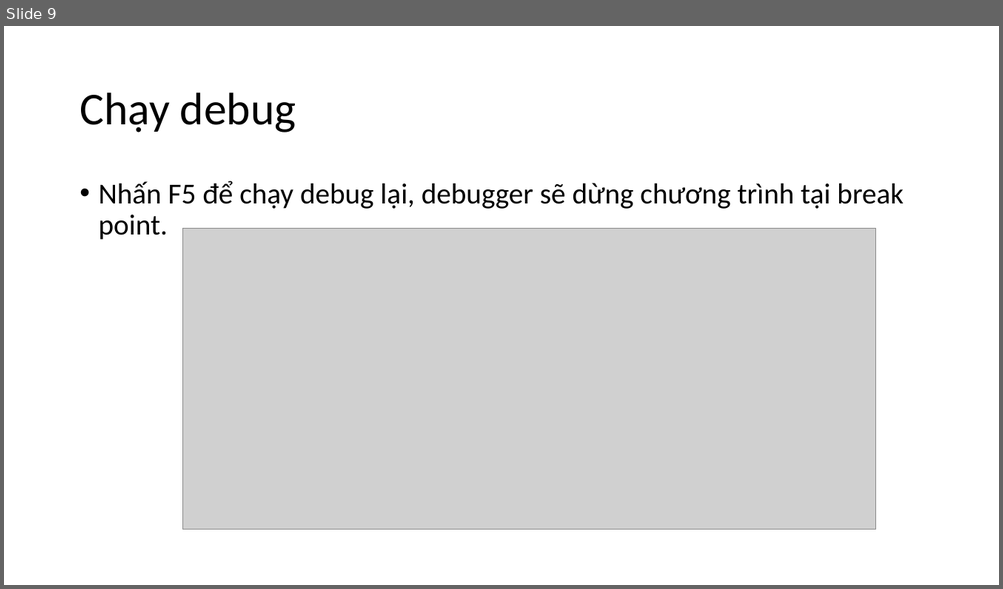
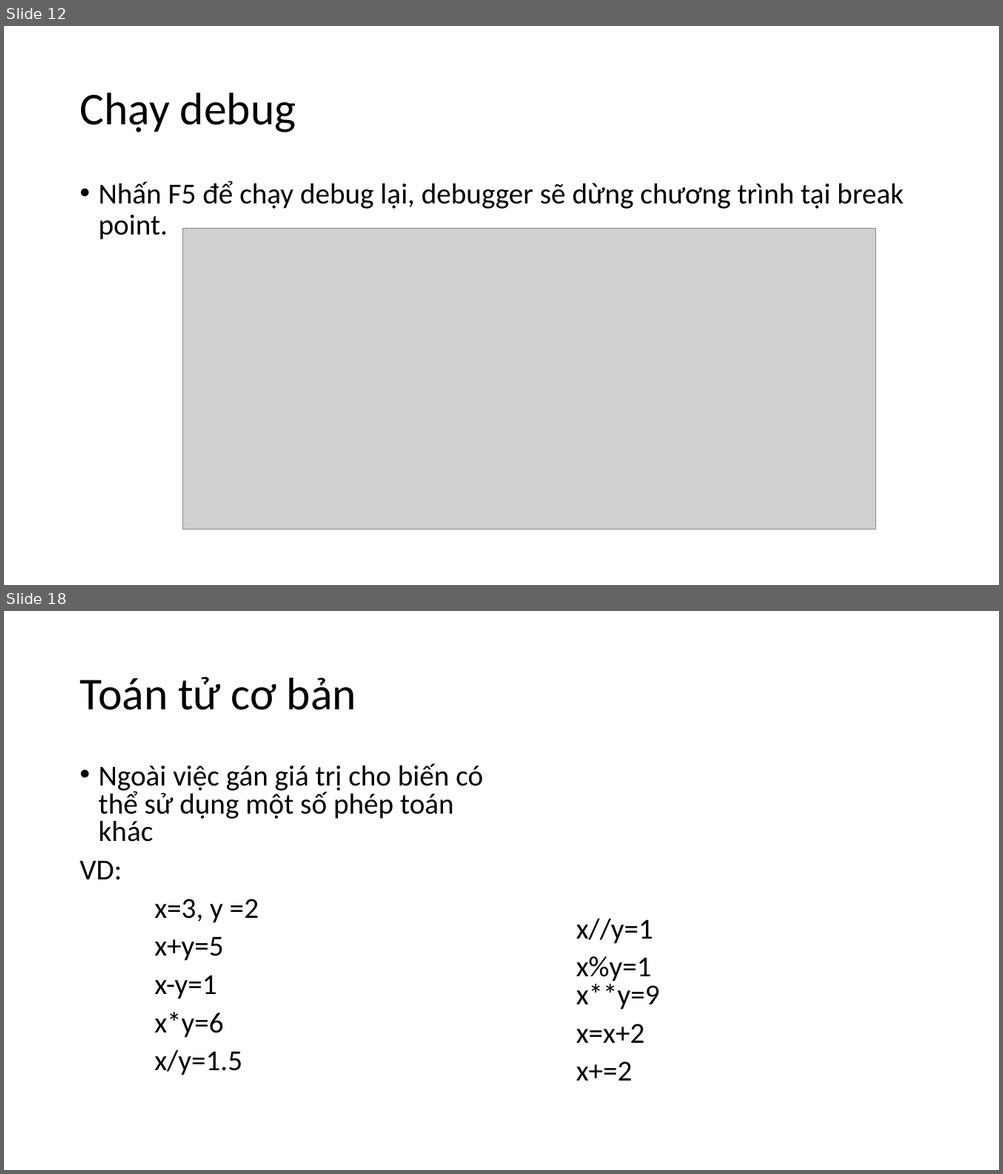
Before and after one commit to levinhhoang16/PyOpenCVCourse, a slide deck: Lecture/PythonCoban.pptx. Shown one above the other, each under a label of ours: slide 9 before the commit, slides 12 and 18 after it; the slides between them are not shown. The pictures are 1003x589 and 1003x1174 pixels, drawn with LibreOffice and Linux fonts; fonts in the diff are those of the drawing; grey boxes stand for pictures. Boxes give left, top, right and bottom in pixels: in the first picture for what was removed or moved away, otherwise in the second. Text is boxed around its words. In the diff, an @@ line names an element or a change of style, - is before the commit and + after.

```diff
--- a/Lecture/PythonCoban.pptx
+++ b/Lecture/PythonCoban.pptx
@@ slide 18 added at (x1=4, y1=611, x2=999, y2=1170), background #FFFFFF @@
@@ title added at (x1=79, y1=677, x2=356, y2=710), 44 pt, text #000000 @@
+Toán tử cơ bản
@@ text added at (x1=79, y1=763, x2=660, y2=1081), 28 pt, text #000000 @@
+• Ngoài việc gán giá trị cho biến có thể sử dụng một số phép toán khác
+VD:
+x=3, y =2
+x+y=5
+x-y=1
+x*y=6
+x/y=1.5
+x//y=1
+x%y=1
+x**y=9
+x=x+2
+x+=2
@@ what was slide 9 is now slide 12 @@
```
Also in this commit, not shown: 8 other slides added, 1 slide removed.
